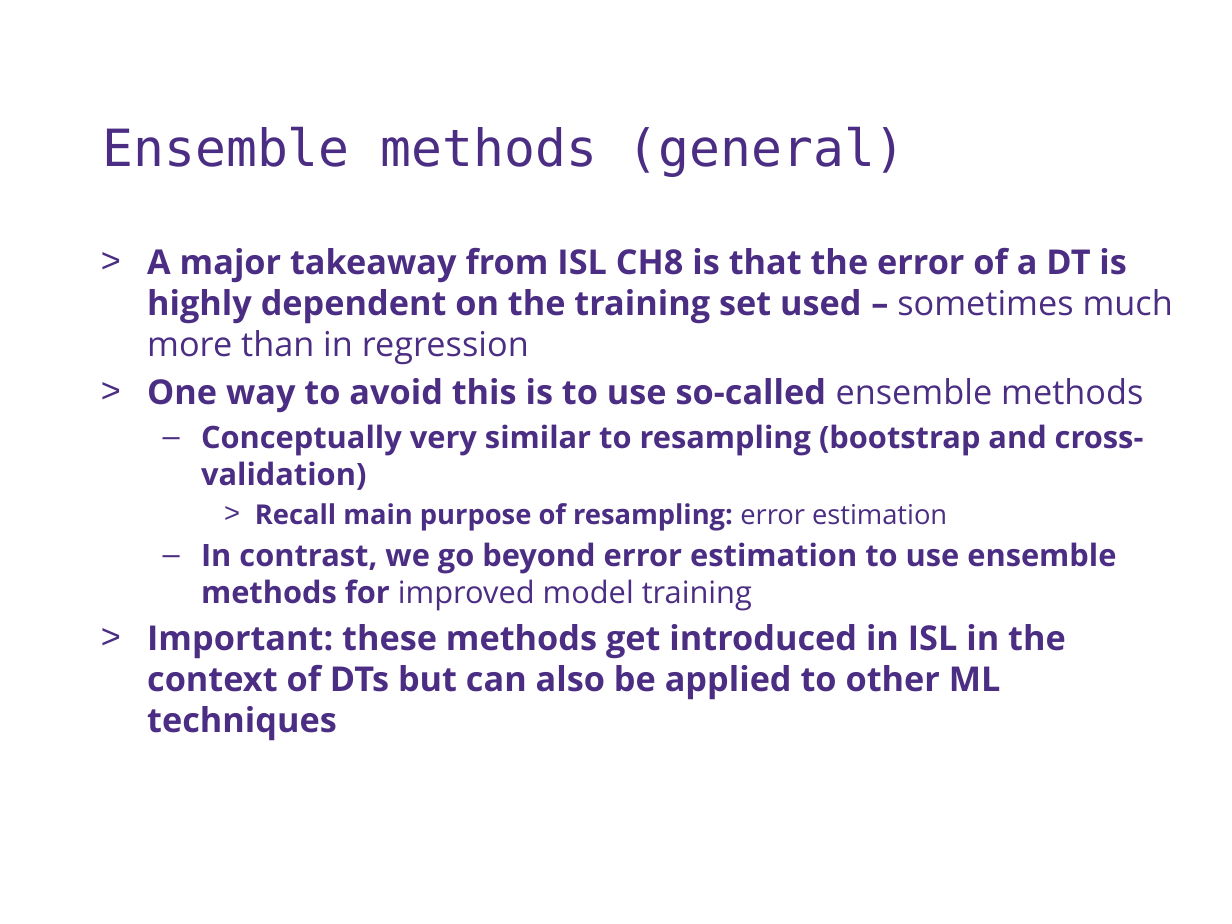
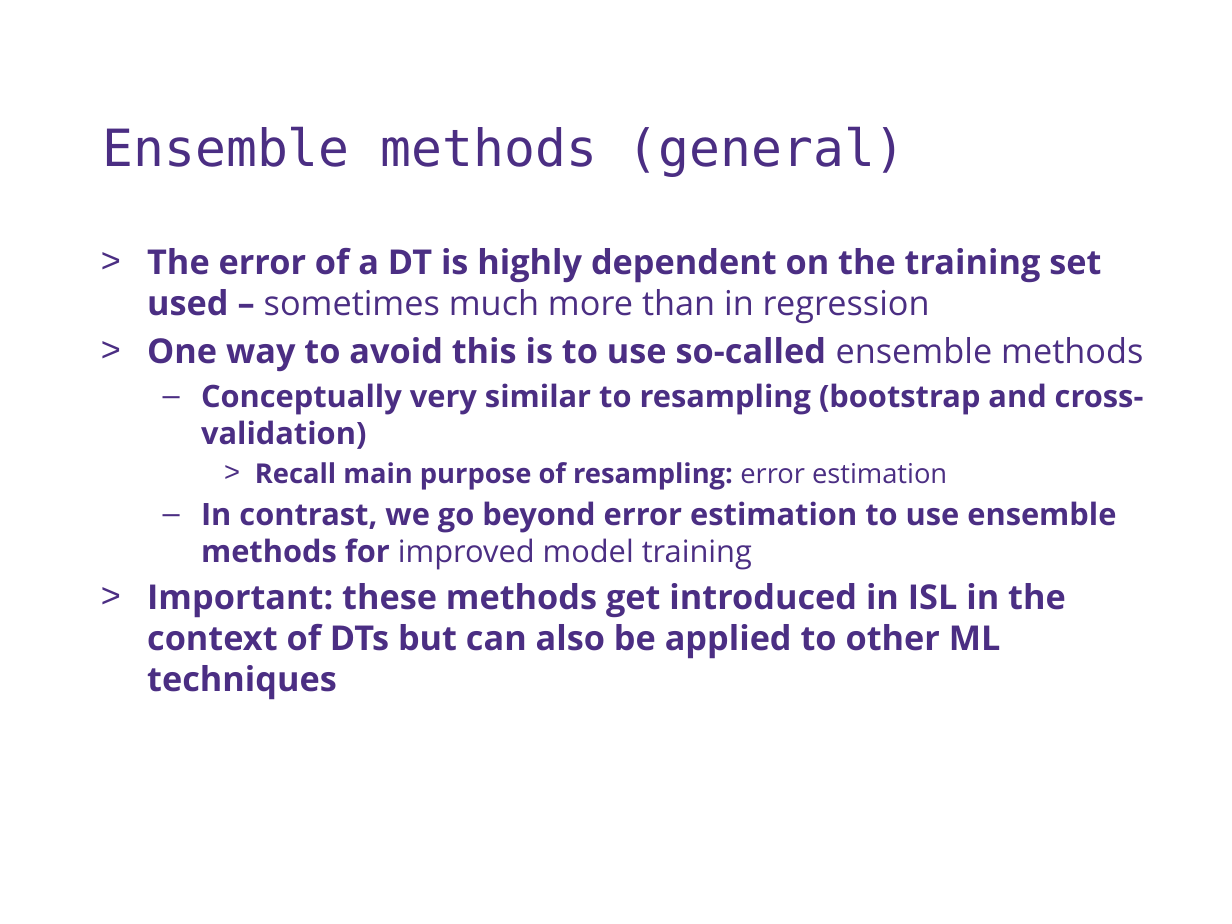
Before and after one commit to UWDIRECT/UWDIRECT.github.io, a slide deck: slide 13 of Wi18_content/DSMCER/L12.Decision_Trees.pptx (slide 12 before the commit). Drawn at 1232x924 pixels with LibreOffice and Linux fonts; fonts in the diff are those of the drawing; background and template pictures are left out. Boxes give left, top, right and bottom in pixels: in the first picture for what was removed or moved away, otherwise in the second. Text is boxed around its words. In the diff, an @@ line names an element or a change of style, - is before the commit and + after.

```diff
--- a/Wi18_content/DSMCER/L12.Decision_Trees.pptx
+++ b/Wi18_content/DSMCER/L12.Decision_Trees.pptx
@@ text at bbox=[147, 248, 1101, 324]: text changed @@
-> A major takeaway from ISL CH8 is that the error of a DT is highly dependent on the training set used – sometimes much more than in regression
+> The error of a DT is highly dependent on the training set used – sometimes much more than in regression
```
Also in this commit, not shown: 4 other slides changed, 1 slide added.
